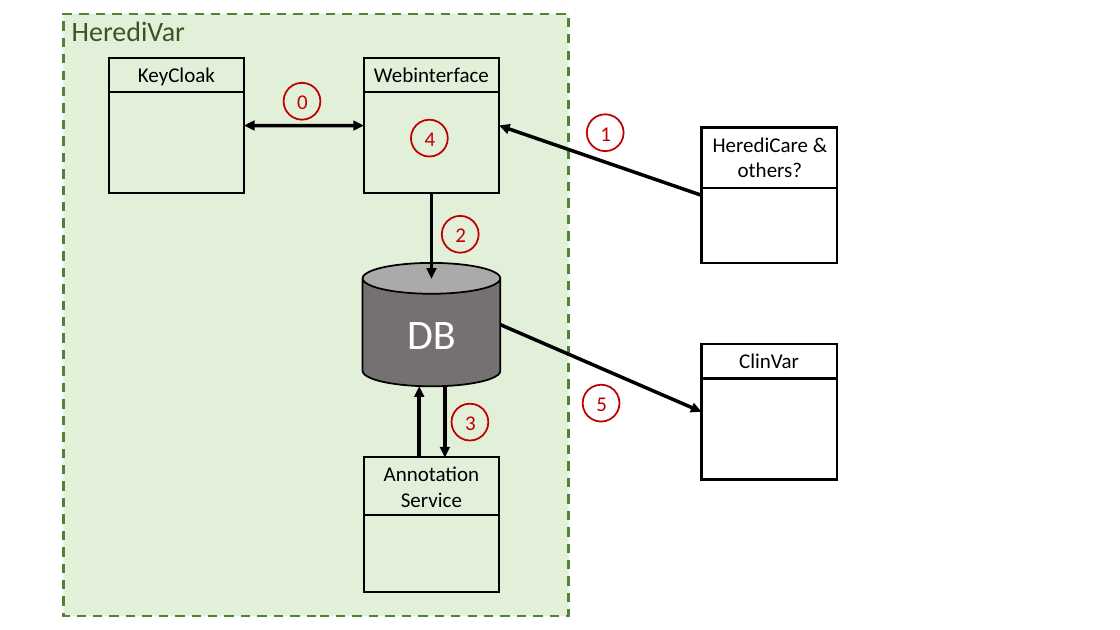
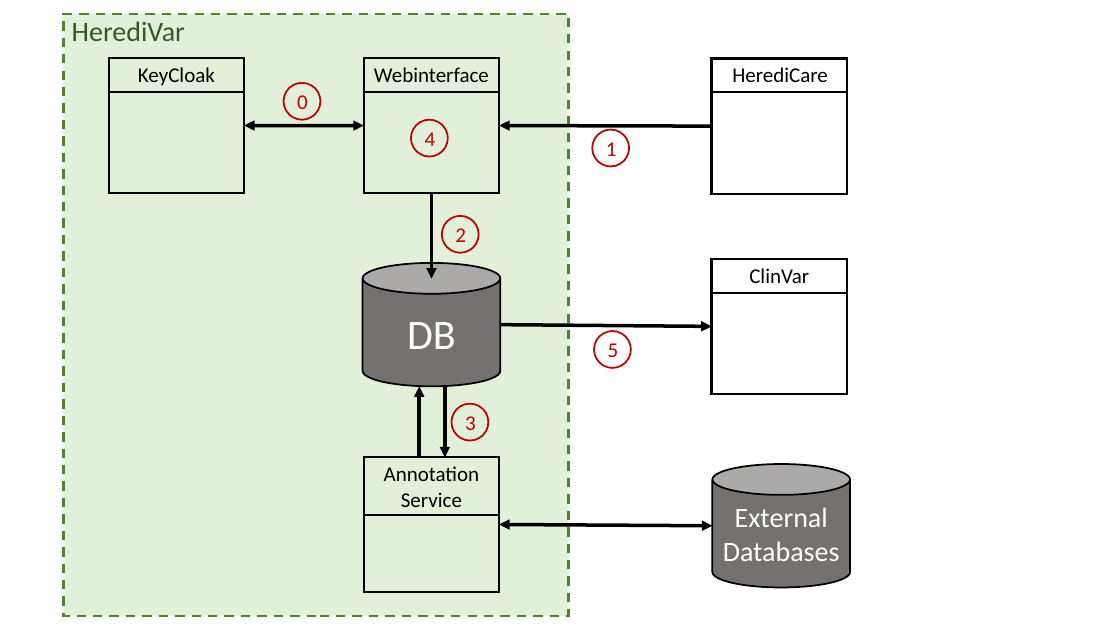
Before and after one commit to GC-HBOC/HerediVar, a slide deck: slide 2 of doc/presentations/02_03_22_project_sketch.pptx. Drawn at 1120x630 pixels with LibreOffice and Linux fonts; fonts in the diff are those of the drawing. Boxes give left, top, right and bottom in pixels: in the first picture for what was removed or moved away, otherwise in the second. Text is boxed around its words. In the diff, an @@ line names an element or a change of style, - is before the commit and + after.

```diff
--- a/doc/presentations/02_03_22_project_sketch.pptx
+++ b/doc/presentations/02_03_22_project_sketch.pptx
@@ rectangle: place and size @@
-rectangle at box(702, 128, 837, 263)
+rectangle at box(712, 59, 847, 194)
@@ text at box(732, 67, 828, 82): text changed @@
-HerediCare & others?
+HerediCare
@@ line moved from (701, 188) - (839, 188) to (711, 92) - (849, 92) @@
@@ arrow moved from (702, 195) - (499, 125) to (712, 126) - (499, 125) @@
@@ ellipse "1": place and size @@
-ellipse "1" at box(587, 114, 624, 151)
+ellipse "1" at box(592, 129, 629, 166)
@@ 1 text, 1 rectangle, 1 line: place and size @@
-1 text, 1 rectangle, 1 line at box(701, 344, 839, 480)
+1 text, 1 rectangle, 1 line at box(711, 259, 849, 394)
@@ arrow moved from (501, 325) - (702, 412) to (501, 325) - (712, 327) @@
@@ ellipse "5": place and size @@
-ellipse "5" at box(583, 385, 620, 422)
+ellipse "5" at box(594, 331, 631, 368)
@@ cylinder added at box(712, 464, 850, 587), fill #767171, outline #000000 1.5 pt, 24 pt, text #FFFFFF @@
+External Databases
@@ double arrow added from (499, 524) to (712, 526), #000000 3 pt @@
```
Also in this commit, not shown: 1 other slide changed, 2 slides added, 1 other file.
